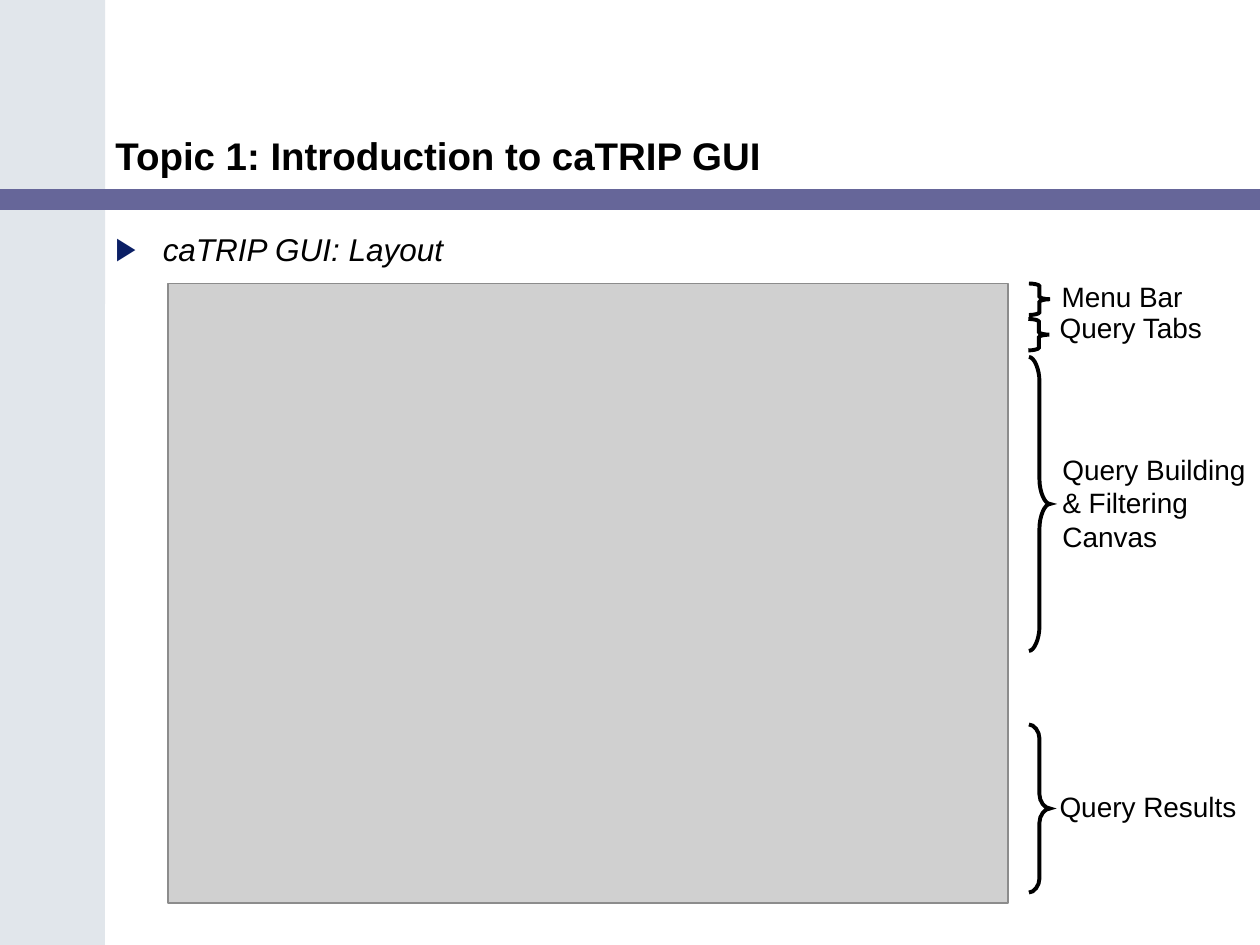
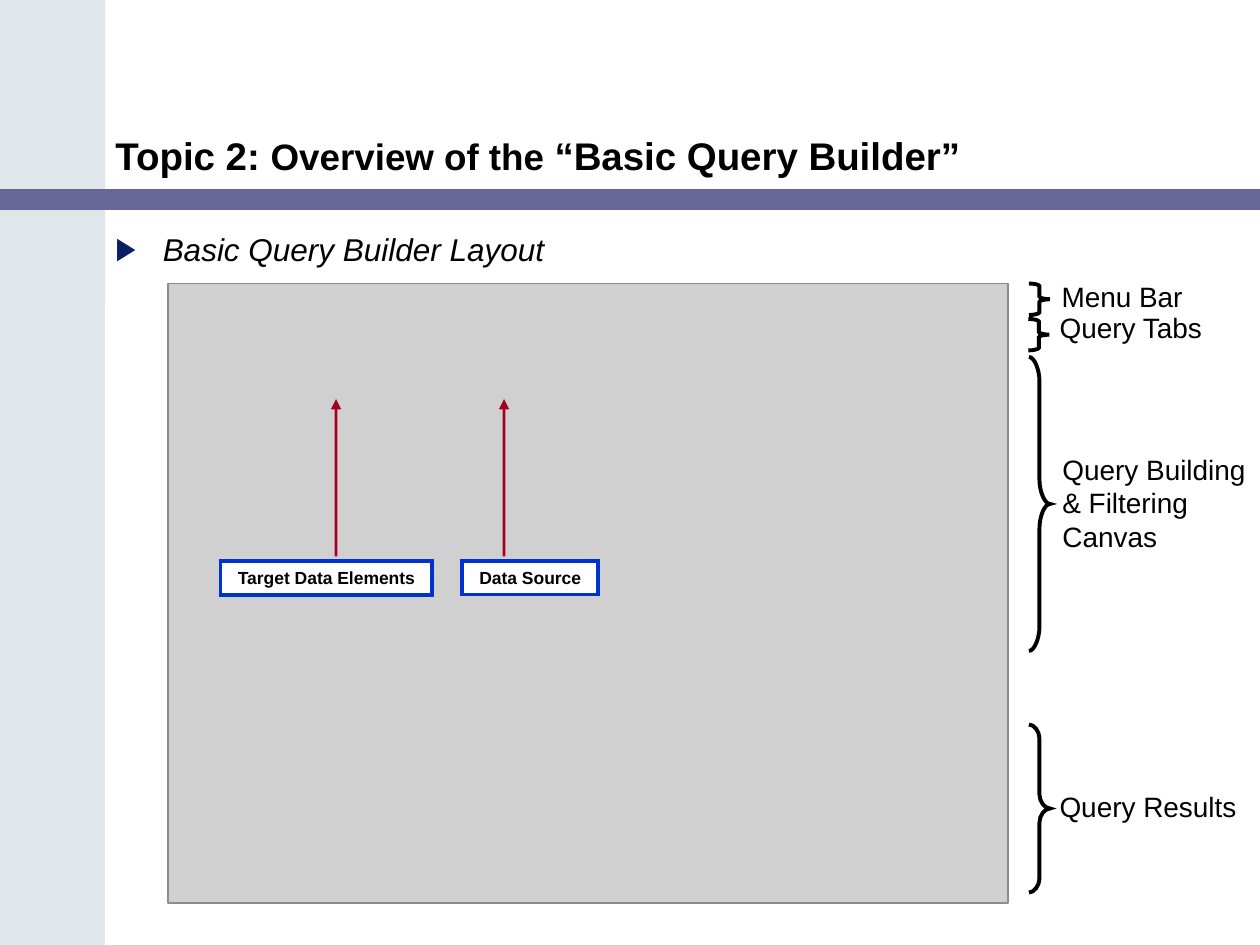
Before and after one commit to NCIP/catrip, a slide deck: slide 13 of catrip/documentation/training/caTRIP_Training_Module.ppt (slide 14 before the commit). Drawn at 1260x945 pixels with LibreOffice and Linux fonts; fonts in the diff are those of the drawing; grey boxes stand for pictures. Boxes give left, top, right and bottom in pixels: in the first picture for what was removed or moved away, otherwise in the second. Text is boxed around its words. In the diff, an @@ line names an element or a change of style, - is before the commit and + after.

```diff
--- a/catrip/documentation/training/caTRIP_Training_Module.ppt
+++ b/catrip/documentation/training/caTRIP_Training_Module.ppt
@@ title at (x1=115, y1=142, x2=960, y2=177): text changed @@
-Topic 1: Introduction to caTRIP GUI
+Topic 2: Overview of the “Basic Query Builder”
@@ text at (x1=163, y1=238, x2=544, y2=267): text changed @@
-▶ caTRIP GUI: Layout
+▶ Basic Query Builder Layout
@@ arrow added from (336, 557) to (336, 399), #A50021 1.5 pt @@
@@ arrow added from (504, 557) to (504, 399), #A50021 1.5 pt @@
@@ rectangle added at (x1=220, y1=561, x2=432, y2=595), fill #FFFFFF, outline #0033CC 2.24 pt, 10 pt, text #000000, bold @@
+Target Data Elements
@@ rectangle added at (x1=462, y1=561, x2=598, y2=595), fill #FFFFFF, outline #0033CC 2.24 pt, 10 pt, text #000000, bold @@
+Data Source
```
Also in this commit, not shown: 20 other slides changed, 18 slides added, 6 slides removed.
